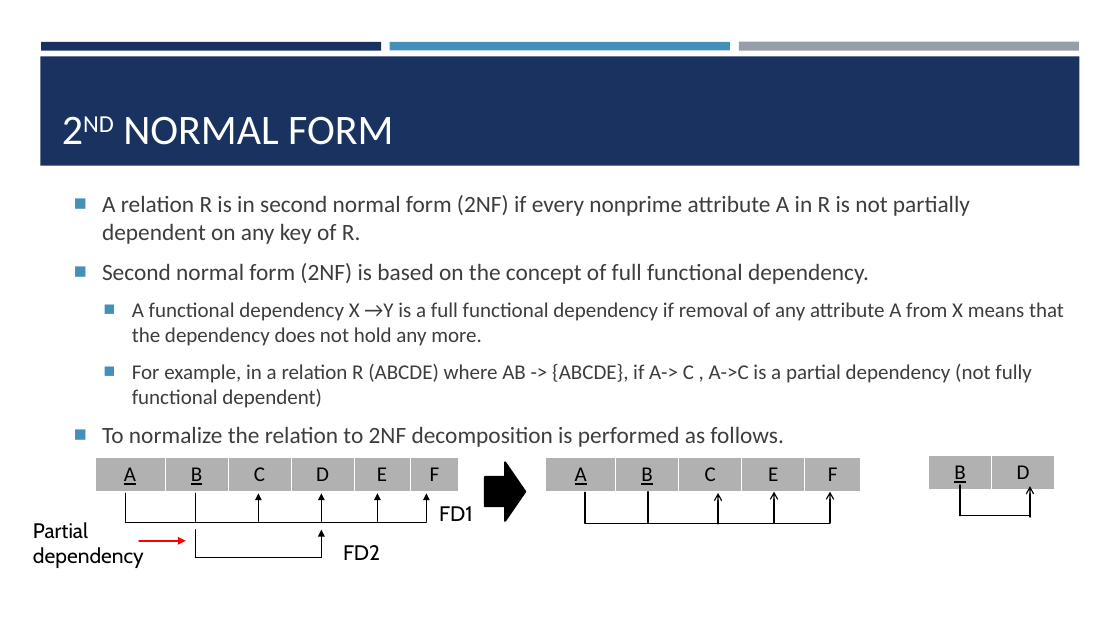
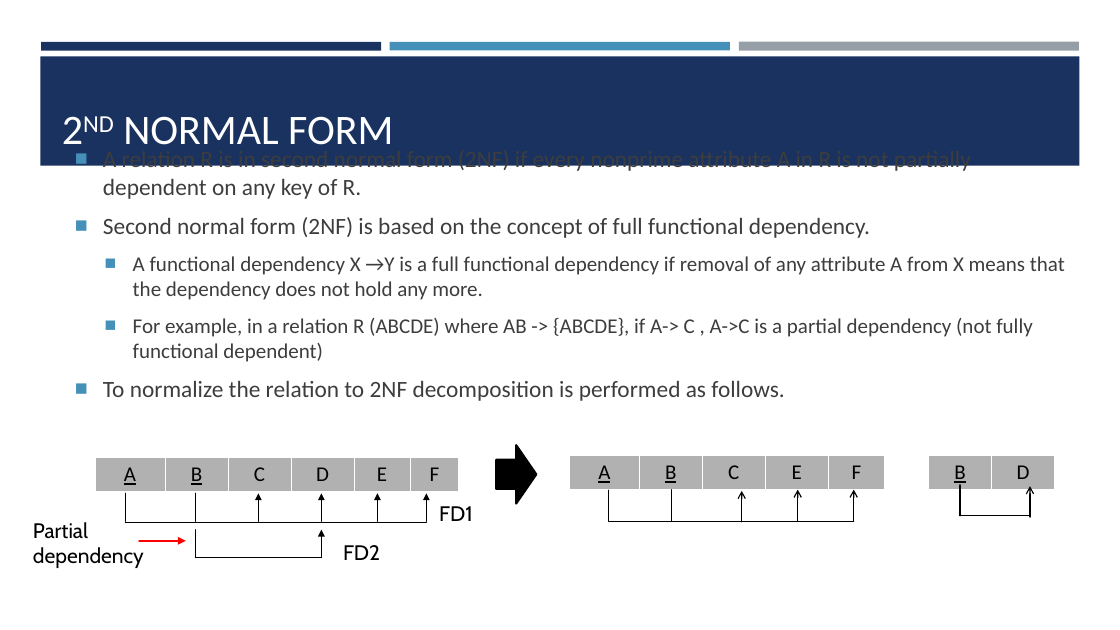
Before and after one commit to Obsidian-Notes-Manirenkan/IT2140-Database-Management, a slide deck: slide 21 of Lectures/Lecture 06 (Schema Refinement).pptx. Drawn at 1120x630 pixels with LibreOffice and Linux fonts; fonts in the diff are those of the drawing. Boxes give left, top, right and bottom in pixels: in the first picture for what was removed or moved away, otherwise in the second. Text is boxed around its words. In the diff, an @@ line names an element or a change of style, - is before the commit and + after.

```diff
--- a/Lectures/Lecture 06 (Schema Refinement).pptx
+++ b/Lectures/Lecture 06 (Schema Refinement).pptx
@@ text "A relation R is in ..." rewrapped from bbox=[102, 195, 1064, 447] to bbox=[103, 165, 1065, 401] @@
@@ right arrow: place and size @@
-right arrow at bbox=[485, 462, 525, 521]
+right arrow at bbox=[497, 445, 537, 504]
@@ 3 arrows, 3 lines, 1 table: place and size @@
-3 arrows, 3 lines, 1 table at bbox=[546, 458, 861, 524]
+3 arrows, 3 lines, 1 table at bbox=[570, 456, 885, 522]
```
Also in this commit, not shown: 7 other slides changed, 40 other files.
